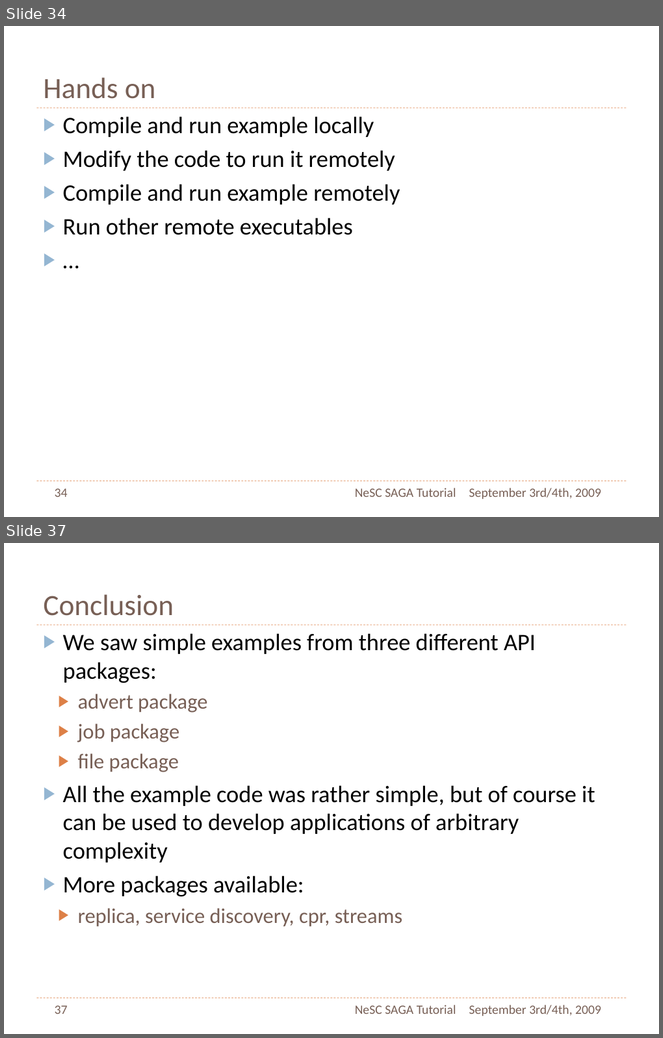
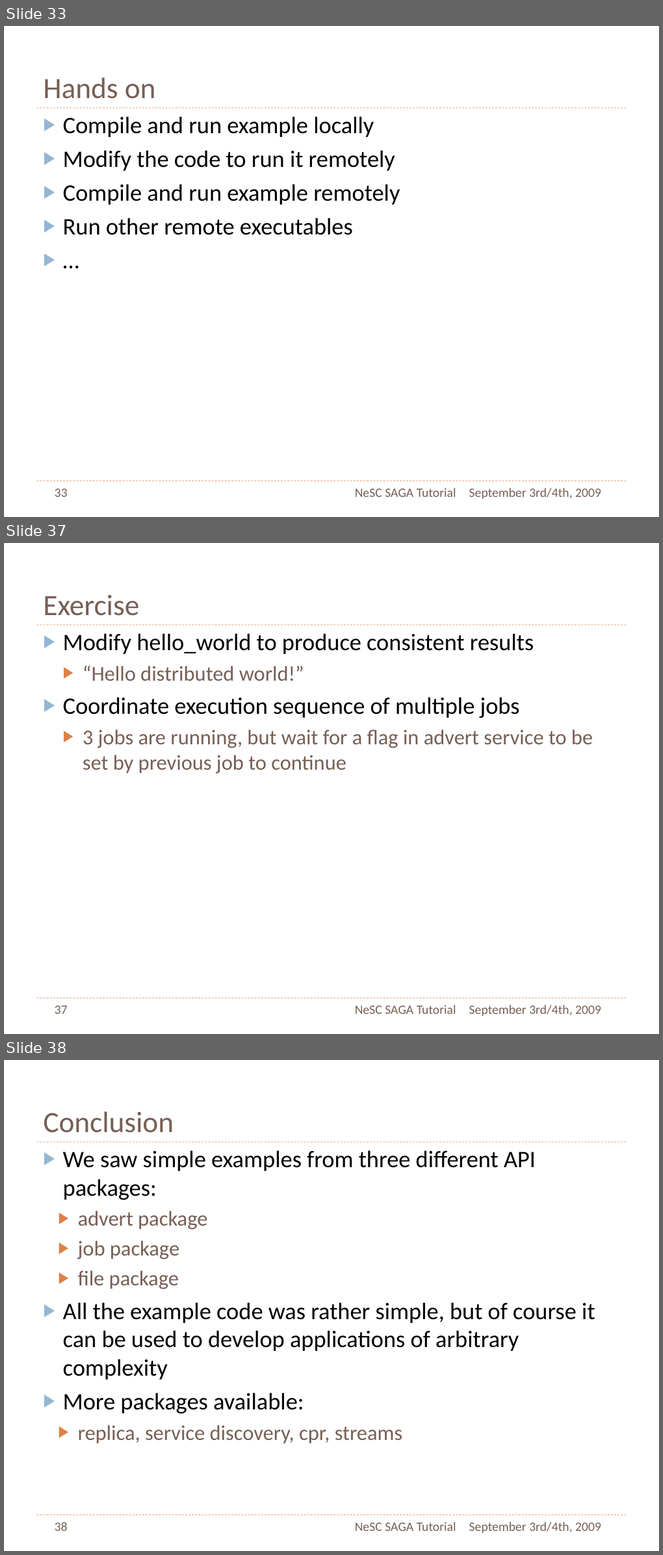
Before and after one commit to saga-project/saga-cpp-legacy-projects, a slide deck: tutorial/NeSC-2009/NeSC09-Practical-PPT.pptx. Shown one above the other, each under a label of ours: slides 34 and 37 before the commit, slides 33, 37 and 38 after it; the slides between them are not shown. The pictures are 663x1038 and 663x1555 pixels, drawn with LibreOffice and Linux fonts; fonts in the diff are those of the drawing. Boxes give left, top, right and bottom in pixels: in the first picture for what was removed or moved away, otherwise in the second. Text is boxed around its words. In the diff, an @@ line names an element or a change of style, - is before the commit and + after.

```diff
--- a/tutorial/NeSC-2009/NeSC09-Practical-PPT.pptx
+++ b/tutorial/NeSC-2009/NeSC09-Practical-PPT.pptx
@@ slide 37 added at (4, 543, 659, 1034), background #FFFFFF; not listed: 2 template elements that a slide beside it also shows @@
@@ title added at (43, 595, 139, 616), 46 pt, text #775F55 @@
+Exercise
@@ text added at (63, 633, 593, 774), 33 pt, text #775F55 @@
+▶ Modify hello_world to produce consistent results
+  ▶ “Hello distributed world!”
+▶ Coordinate execution sequence of multiple jobs
+  ▶ 3 jobs are running, but wait for a flag in advert service to be set by previous job to continue
@@ page number added at (55, 1006, 68, 1014), 20 pt, text #775F55 @@
+37
@@ text added at (355, 1005, 456, 1014), 20 pt, text #775F55 @@
+NeSC SAGA Tutorial
@@ text added at (469, 1005, 601, 1016), 20 pt, text #775F55 @@
+September 3rd/4th, 2009
@@ what was slide 34 is now slide 33 @@
@@ page number at (55, 489, 68, 497): text changed @@
-34
+33
@@ what was slide 37 is now slide 38 @@
@@ page number at (55, 1522, 68, 1531): text changed @@
-37
+38
```
Also in this commit, not shown: 3 slides changed, 2 other slides added, 2 slides removed, 2 other files.
